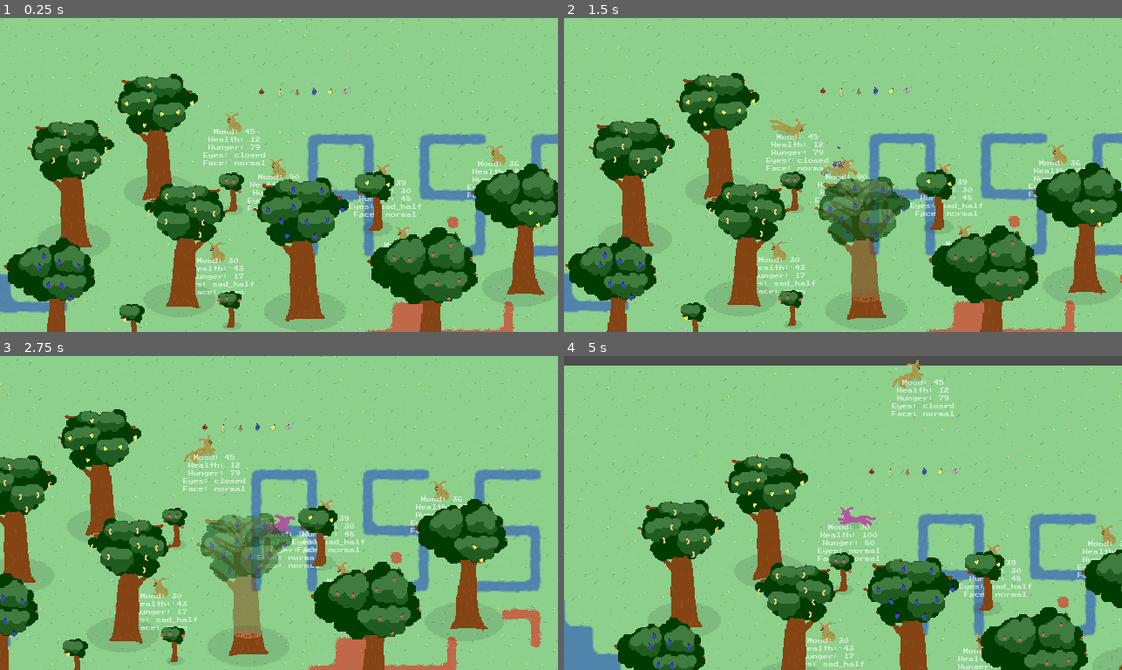
Above: before the commit, frames 1-4 (two rows, left to right).
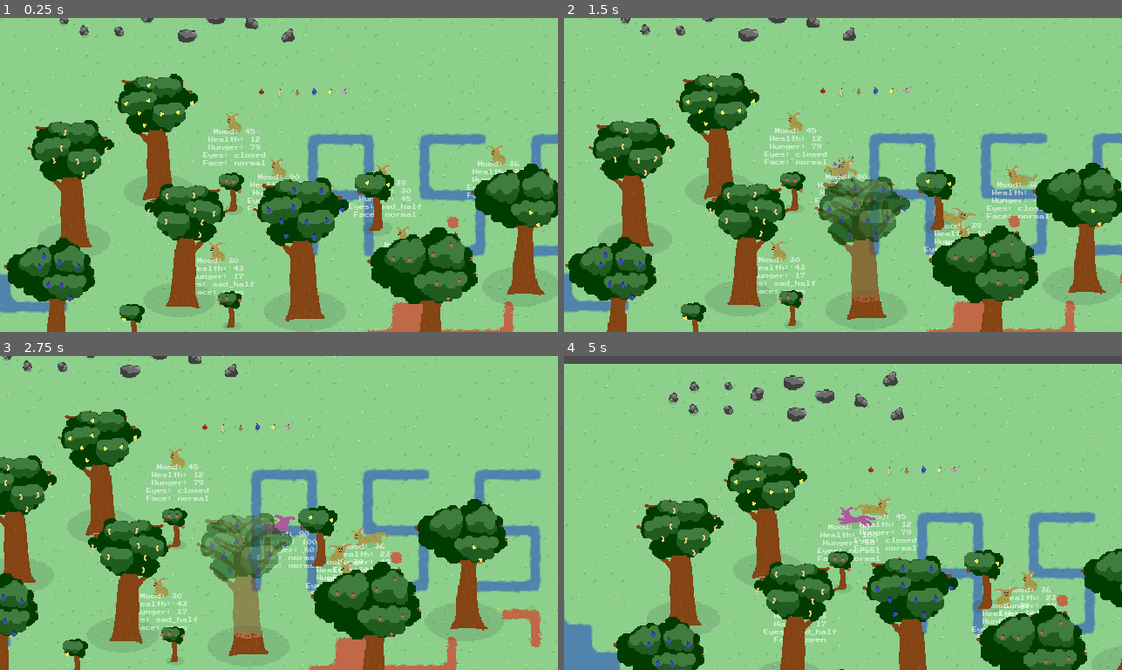
Above: after the commit, the same moments.

Repository: pusio/gamejam-acerola0-aberration
Game: Godot game, scene res://scenes/Game.tscn
The game is run twice, just before and just after one commit, with the same random seed, the same clock (stepped at 60 frames per second) and the same inputs.
Inputs (mouse positions are in pixels of both pictures, inside the frame that each line leads up to):
- Up to frame 1 (0.25 s): no input
- Up to frame 2 (1.5 s): move the mouse to (965, 159) at 0.52 s; press the mouse at (965, 159) at 0.53 s; hold D (right) 0.53-1.28 s; move the mouse to (731, 190) at 1.27 s; release the mouse at (731, 190) at 1.28 s; hold S (down) from 1.28 s (still down); click (731, 190) at 1.35 s
- Up to frame 3 (2.75 s): move the mouse to (334, 443) at 2.02 s; release S (down) at 2.03 s; press the mouse at (334, 443) at 2.03 s; hold D (right) from 2.03 s (still down)
- Up to frame 4 (5 s): move the mouse to (815, 575) at 2.77 s; release D (right) at 2.78 s; release the mouse at (815, 575) at 2.78 s; hold W (up) 2.78-3.53 s; click (815, 575) at 2.85 s; move the mouse to (1010, 560) at 3.52 s; press the mouse at (1010, 560) at 3.53 s; hold A (left) from 3.53 s (still down); move the mouse to (675, 465) at 4.27 s; release the mouse at (675, 465) at 4.28 s; click (675, 465) at 4.35 s

The runs differ from the first frame. In frame 1, 0.6% of the frame differs, in the area x 6-97%, y 0-97%; in frame 2, 2.6%; in frame 3, 2.5%; in frame 4, 11%, in the area x 0-100%, y 1-100%.

Commit message:
rock assets

Diff:
--- /dev/null
+++ b/game/objects/destroyable/RockBig.tscn
@@ -0,0 +1,35 @@
+[gd_scene load_steps=5 format=3 uid="uid://bd5tc504g0265"]
+
+[ext_resource type="Script" path="res://scripts/objects/Rock.gd" id="1_edih6"]
+[ext_resource type="Texture2D" uid="uid://bh4arvj2h0eig" path="res://textures/objects.png" id="2_0ka1q"]
+[ext_resource type="Script" path="res://scripts/Unrotate.gd" id="3_j0y84"]
+
+[sub_resource type="CapsuleShape2D" id="CapsuleShape2D_a6tay"]
+radius = 4.0
+height = 16.0
+
+[node name="Rock" type="RigidBody2D"]
+mass = 200.0
+freeze = true
+script = ExtResource("1_edih6")
+
+[node name="Rock" type="Sprite2D" parent="."]
+texture = ExtResource("2_0ka1q")
+centered = false
+offset = Vector2(-9, -18)
+region_enabled = true
+region_rect = Rect2(44, 179, 19, 19)
+
+[node name="CollisionShape2D" type="CollisionShape2D" parent="."]
+position = Vector2(0, -4)
+rotation = 1.5708
+shape = SubResource("CapsuleShape2D_a6tay")
+
+[node name="-Shadow" type="Sprite2D" parent="."]
+z_index = -10
+position = Vector2(0, -3)
+scale = Vector2(2, 1)
+texture = ExtResource("2_0ka1q")
+region_enabled = true
+region_rect = Rect2(37, 9, 10, 10)
+script = ExtResource("3_j0y84")
--- /dev/null
+++ b/game/objects/destroyable/RockMedium.tscn
@@ -0,0 +1,35 @@
+[gd_scene load_steps=5 format=3 uid="uid://crjfibppr5ft5"]
+
+[ext_resource type="Script" path="res://scripts/objects/Rock.gd" id="1_kb4k4"]
+[ext_resource type="Texture2D" uid="uid://bh4arvj2h0eig" path="res://textures/objects.png" id="2_gbacg"]
+[ext_resource type="Script" path="res://scripts/Unrotate.gd" id="3_alkfc"]
+
+[sub_resource type="CapsuleShape2D" id="CapsuleShape2D_a6tay"]
+radius = 3.0
+height = 12.0
+
+[node name="Rock" type="RigidBody2D"]
+mass = 200.0
+freeze = true
+script = ExtResource("1_kb4k4")
+
+[node name="Rock" type="Sprite2D" parent="."]
+texture = ExtResource("2_gbacg")
+centered = false
+offset = Vector2(-9, -11)
+region_enabled = true
+region_rect = Rect2(69, 184, 18, 12)
+
+[node name="CollisionShape2D" type="CollisionShape2D" parent="."]
+position = Vector2(0, -3)
+rotation = 1.5708
+shape = SubResource("CapsuleShape2D_a6tay")
+
+[node name="-Shadow" type="Sprite2D" parent="."]
+z_index = -10
+position = Vector2(-1, -2)
+scale = Vector2(2, 1)
+texture = ExtResource("2_gbacg")
+region_enabled = true
+region_rect = Rect2(26, 11, 7, 7)
+script = ExtResource("3_alkfc")
--- /dev/null
+++ b/game/objects/destroyable/RockSmall.tscn
@@ -0,0 +1,35 @@
+[gd_scene load_steps=5 format=3 uid="uid://b2hok81dfxwh1"]
+
+[ext_resource type="Script" path="res://scripts/objects/Rock.gd" id="1_qehab"]
+[ext_resource type="Texture2D" uid="uid://bh4arvj2h0eig" path="res://textures/objects.png" id="8_rs2nv"]
+[ext_resource type="Script" path="res://scripts/Unrotate.gd" id="9_1hihm"]
+
+[sub_resource type="CapsuleShape2D" id="CapsuleShape2D_a6tay"]
+radius = 2.0
+height = 8.0
+
+[node name="Rock" type="RigidBody2D"]
+mass = 200.0
+freeze = true
+script = ExtResource("1_qehab")
+
+[node name="Rock" type="Sprite2D" parent="."]
+texture = ExtResource("8_rs2nv")
+centered = false
+offset = Vector2(-5, -11)
+region_enabled = true
+region_rect = Rect2(108, 184, 11, 11)
+
+[node name="CollisionShape2D" type="CollisionShape2D" parent="."]
+position = Vector2(0, -2)
+rotation = 1.5708
+shape = SubResource("CapsuleShape2D_a6tay")
+
+[node name="-Shadow" type="Sprite2D" parent="."]
+z_index = -10
+position = Vector2(0, -2)
+scale = Vector2(2, 1)
+texture = ExtResource("8_rs2nv")
+region_enabled = true
+region_rect = Rect2(15, 12, 6, 6)
+script = ExtResource("9_1hihm")
--- /dev/null
+++ b/game/objects/destroyable/RockTiny.tscn
@@ -0,0 +1,34 @@
+[gd_scene load_steps=5 format=3 uid="uid://bv55i3ytc0lft"]
+
+[ext_resource type="Script" path="res://scripts/objects/Rock.gd" id="1_usdgn"]
+[ext_resource type="Texture2D" uid="uid://bh4arvj2h0eig" path="res://textures/objects.png" id="2_sj6yc"]
+[ext_resource type="Script" path="res://scripts/Unrotate.gd" id="3_nc766"]
+
+[sub_resource type="CapsuleShape2D" id="CapsuleShape2D_a6tay"]
+radius = 2.0
+height = 6.0
+
+[node name="Rock" type="RigidBody2D"]
+mass = 200.0
+freeze = true
+script = ExtResource("1_usdgn")
+
+[node name="Rock" type="Sprite2D" parent="."]
+texture = ExtResource("2_sj6yc")
+centered = false
+offset = Vector2(-4, -9)
+region_enabled = true
+region_rect = Rect2(93, 185, 9, 9)
+
+[node name="CollisionShape2D" type="CollisionShape2D" parent="."]
+position = Vector2(0, -1)
+rotation = 1.5708
+shape = SubResource("CapsuleShape2D_a6tay")
+
+[node name="-Shadow" type="Sprite2D" parent="."]
+z_index = -10
+scale = Vector2(2, 1)
+texture = ExtResource("2_sj6yc")
+region_enabled = true
+region_rect = Rect2(6, 13, 4, 4)
+script = ExtResource("3_nc766")
--- a/game/scenes/Game.tscn
+++ b/game/scenes/Game.tscn
@@ -20,6 +20,10 @@
 [ext_resource type="PackedScene" uid="uid://bp478hg6getdp" path="res://objects/destroyable/BushBig.tscn" id="18_tua43"]
 [ext_resource type="PackedScene" uid="uid://bo2xtfdkdx06v" path="res://objects/destroyable/BushMedium.tscn" id="19_atpxp"]
 [ext_resource type="PackedScene" uid="uid://b0hdlmm8cvhj7" path="res://objects/destroyable/BushSmall.tscn" id="20_l4b0t"]
+[ext_resource type="PackedScene" uid="uid://bv55i3ytc0lft" path="res://objects/destroyable/RockTiny.tscn" id="21_7wmvv"]
+[ext_resource type="PackedScene" uid="uid://b2hok81dfxwh1" path="res://objects/destroyable/RockSmall.tscn" id="22_dwymp"]
+[ext_resource type="PackedScene" uid="uid://crjfibppr5ft5" path="res://objects/destroyable/RockMedium.tscn" id="23_oo2l8"]
+[ext_resource type="PackedScene" uid="uid://bd5tc504g0265" path="res://objects/destroyable/RockBig.tscn" id="24_ej0ed"]
 
 [node name="Root" type="Node2D"]
 y_sort_enabled = true
@@ -163,3 +167,39 @@
 
 [node name="Bush16" parent="." instance=ExtResource("20_l4b0t")]
 position = Vector2(-244, 152)
+
+[node name="Rock" parent="." instance=ExtResource("21_7wmvv")]
+position = Vector2(-110, -276)
+
+[node name="Rock2" parent="." instance=ExtResource("21_7wmvv")]
+position = Vector2(-85, -289)
+
+[node name="Rock3" parent="." instance=ExtResource("21_7wmvv")]
+position = Vector2(-86, -263)
+
+[node name="Rock4" parent="." instance=ExtResource("22_dwymp")]
+position = Vector2(-46, -290)
+
+[node name="Rock5" parent="." instance=ExtResource("22_dwymp")]
+position = Vector2(-46, -262)
+
+[node name="Rock6" parent="." instance=ExtResource("22_dwymp")]
+position = Vector2(-14, -278)
+
+[node name="Rock7" parent="." instance=ExtResource("23_oo2l8")]
+position = Vector2(32, -256)
+
+[node name="Rock8" parent="." instance=ExtResource("23_oo2l8")]
+position = Vector2(29, -292)
+
+[node name="Rock9" parent="." instance=ExtResource("23_oo2l8")]
+position = Vector2(64, -277)
+
+[node name="Rock10" parent="." instance=ExtResource("24_ej0ed")]
+position = Vector2(106, -271)
+
+[node name="Rock11" parent="." instance=ExtResource("24_ej0ed")]
+position = Vector2(139, -295)
+
+[node name="Rock12" parent="." instance=ExtResource("24_ej0ed")]
+position = Vector2(147, -256)
--- /dev/null
+++ b/game/scripts/objects/Rock.gd
@@ -0,0 +1,29 @@
+extends Destroyable
+
+
+@onready var rock: Sprite2D = $Rock
+@onready var shadow: Sprite2D = $"-Shadow"
+@onready var collisionShape: CollisionShape2D = $CollisionShape2D
+
+
+func _ready() -> void:
+	prepareVariants()
+	return
+
+
+# region: random flips and size
+func prepareVariants() -> void:
+	# scale
+	var rndScale = randf_range(0.8, 1.4)
+	rock.scale *= rndScale
+	shadow.scale *= rndScale
+	collisionShape.scale *= rndScale
+	# flip
+	if randi_range(0, 1) == 1:
+		rock.scale.x *= -1
+	return
+
+
+# endregion
+
+# when hit drop rocks, destroy this object
Not shown, added: game/mvp.txt
Not shown: 1 places in game/scenes/Game.tscn that only renumber resources
Not shown, changed: README.md
